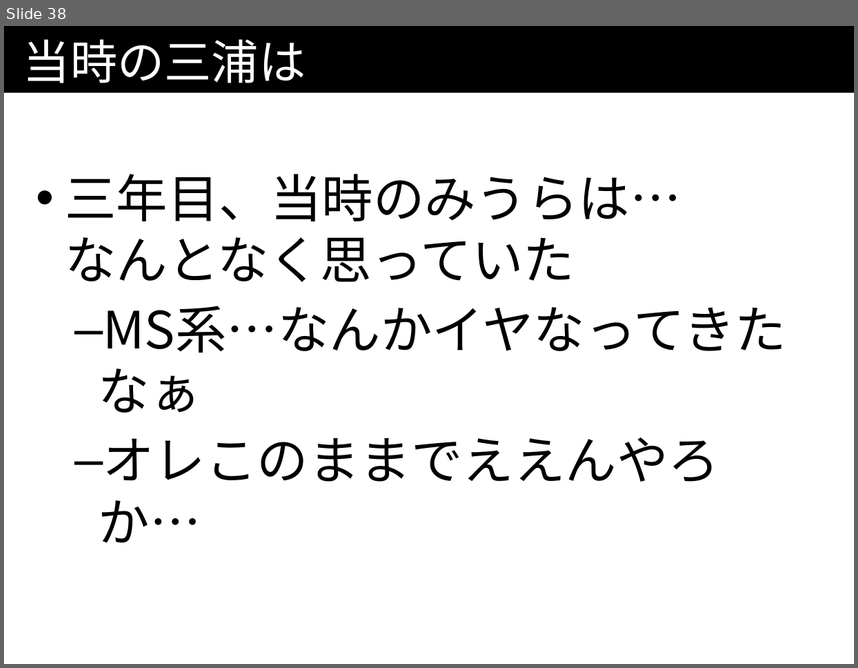
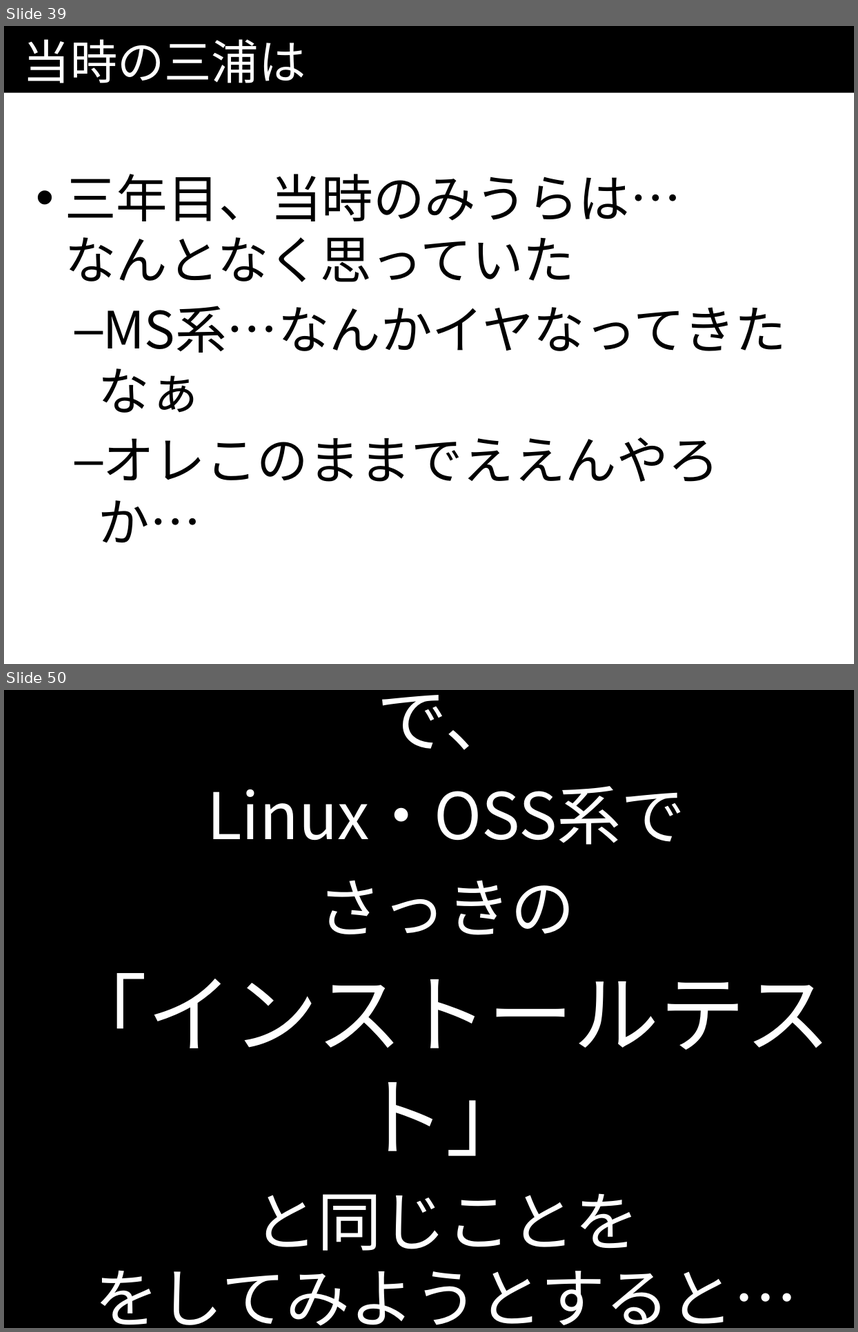
Before and after one commit to kazuhito-m/kazuhito-m.github.io, a slide deck: _drafts/comcamp2016.odp. Shown one above the other, each under a label of ours: slide 38 before the commit, slides 39 and 50 after it; the slides between them are not shown. The pictures are 858x668 and 858x1332 pixels, drawn with LibreOffice and Linux fonts; fonts in the diff are those of the drawing. Boxes give left, top, right and bottom in pixels: in the first picture for what was removed or moved away, otherwise in the second. Text is boxed around its words. In the diff, an @@ line names an element or a change of style, - is before the commit and + after.

```diff
--- a/_drafts/comcamp2016.odp
+++ b/_drafts/comcamp2016.odp
@@ slide 50 added at (x1=4, y1=690, x2=854, y2=1328), background #000000 @@
@@ text added at (x1=61, y1=695, x2=831, y2=1325), 60 pt, text #FFFFFF @@
+で、
+Linux・OSS系で
+さっきの
+「インストールテスト」
+と同じことを
+をしてみようとすると…
@@ what was slide 38 is now slide 39 @@
```
Also in this commit, not shown: 3 slides changed, 40 other slides added.
